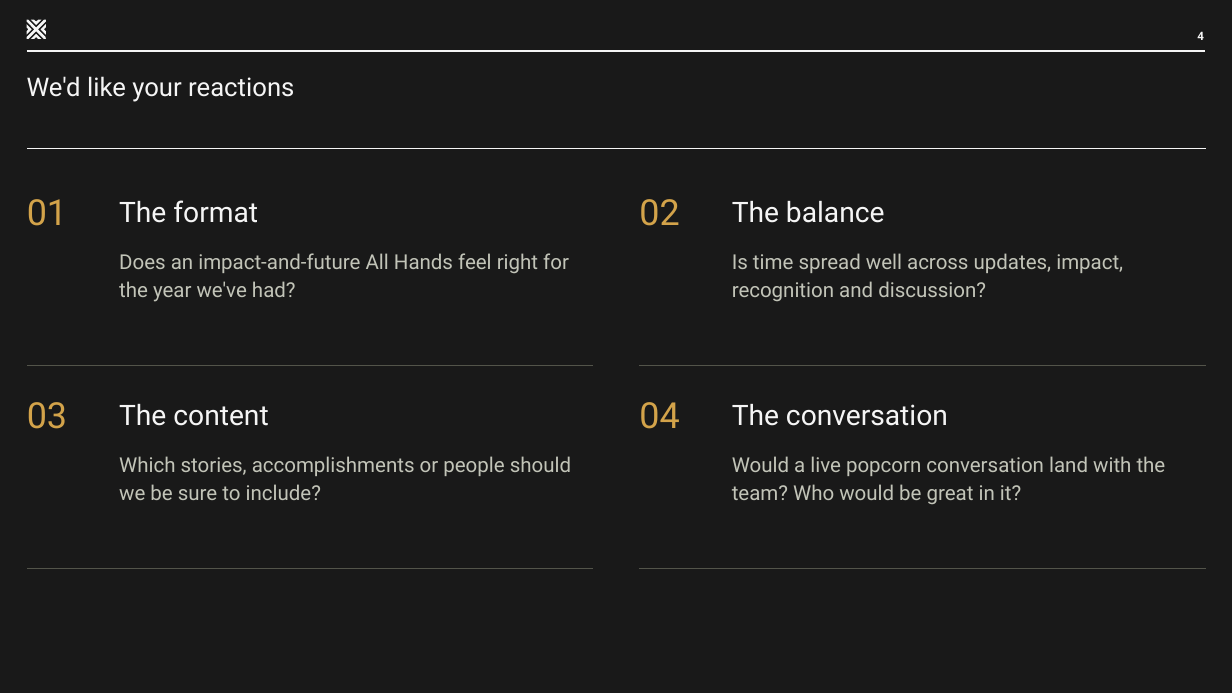
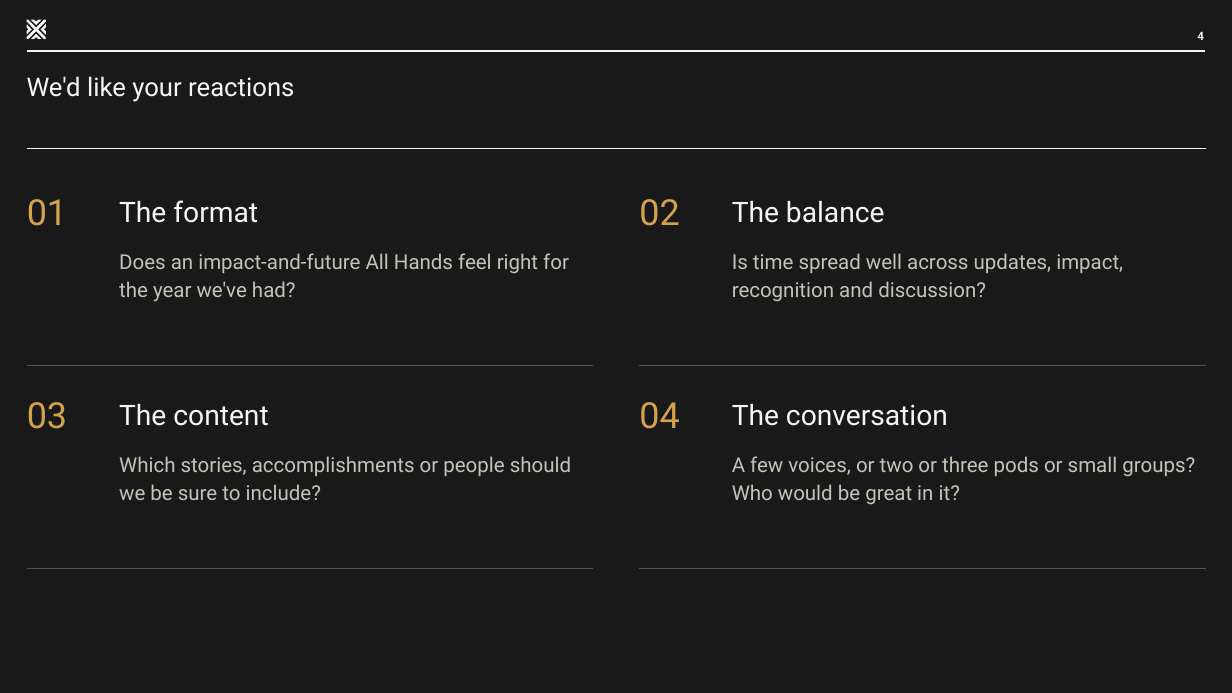
Before and after one commit to hugedeal-lab/presentations, a slide deck: slide 4 of confidence-all-hands-2026/Confidence-2026-All-Hands-Overview.pptx. Drawn at 1232x693 pixels with LibreOffice and Linux fonts; fonts in the diff are those of the drawing. Boxes give left, top, right and bottom in pixels: in the first picture for what was removed or moved away, otherwise in the second. Text is boxed around its words. In the diff, an @@ line names an element or a change of style, - is before the commit and + after.

```diff
--- a/confidence-all-hands-2026/Confidence-2026-All-Hands-Overview.pptx
+++ b/confidence-all-hands-2026/Confidence-2026-All-Hands-Overview.pptx
@@ text at bbox=[732, 456, 1195, 505]: text changed @@
-Would a live popcorn conversation land with the team? Who would be great in it?
+A few voices, or two or three pods or small groups? Who would be great in it?
```
Also in this commit, not shown: 3 other slides changed, 1 other file.
